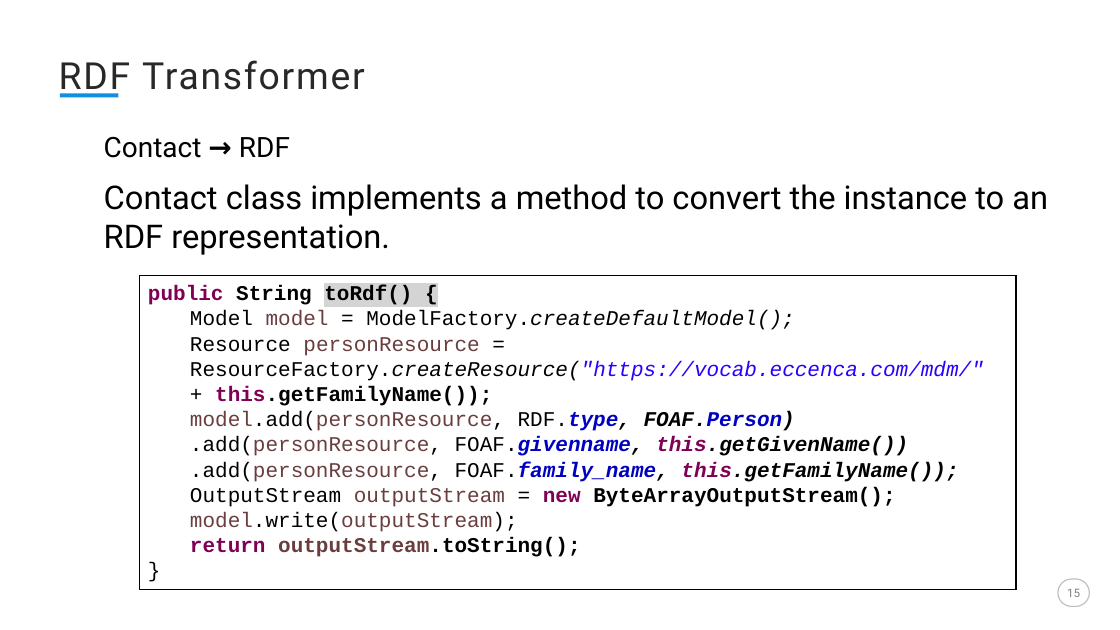
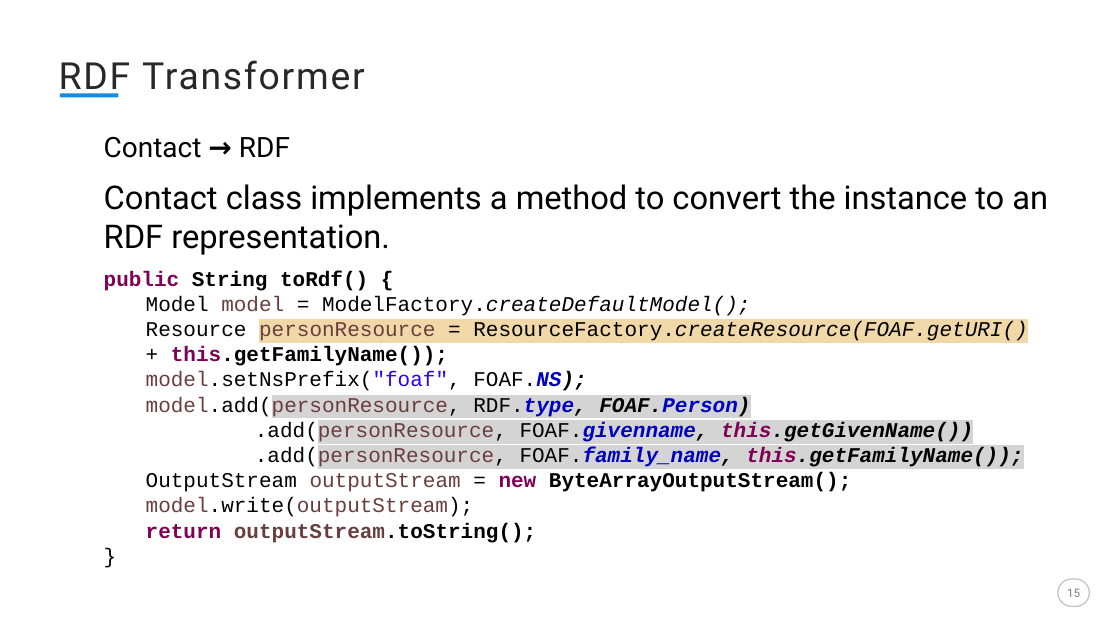
Before and after one commit to EIS-Bonn/MA-INF3232-Lab-SS2015, a slide deck: slide 15 of GroupF/Presentations/Final Presentation.pptx. Drawn at 1120x630 pixels with LibreOffice and Linux fonts; fonts in the diff are those of the drawing. Boxes give left, top, right and bottom in pixels: in the first picture for what was removed or moved away, otherwise in the second. Text is boxed around its words. In the diff, an @@ line names an element or a change of style, - is before the commit and + after.

Commit message:
fixed some formatting, added project structure slide

```diff
--- a/GroupF/Presentations/Final Presentation.pptx
+++ b/GroupF/Presentations/Final Presentation.pptx
@@ text "public String toRdf() {": place and size @@
-text "public String toRdf() {" at bbox=[139, 276, 1016, 590]
+text "public String toRdf() {" at bbox=[104, 271, 1027, 543]
@@ text "public String toRdf() {" at bbox=[104, 271, 1027, 543]: fill #FFFFFF to none; outline #000000 1 pt to none @@
@@ text at bbox=[104, 271, 1023, 469]: highlight #D4D4D4 to none in "toRdf() {"; highlight none to #D4D4D4 in "model.add(personResource, RDF.type, FOAF.Person)", ".add(personResource, FOAF.givenname, this.getGivenName())", ".add(personResource, FOAF.family_name, this.getFamilyName()) ..." @@
@@ text at bbox=[146, 321, 1027, 341]: text changed; italic off @@
-  Resource personResource = ResourceFactory.createResource("https://vocab.eccenca.com/mdm/"
+  Resource personResource = ResourceFactory.createResource(FOAF.getURI()
@@ text at bbox=[146, 371, 586, 391]: paragraph added @@
+  model.setNsPrefix("foaf", FOAF.NS);
```
Also in this commit, not shown: 2 other slides changed.
